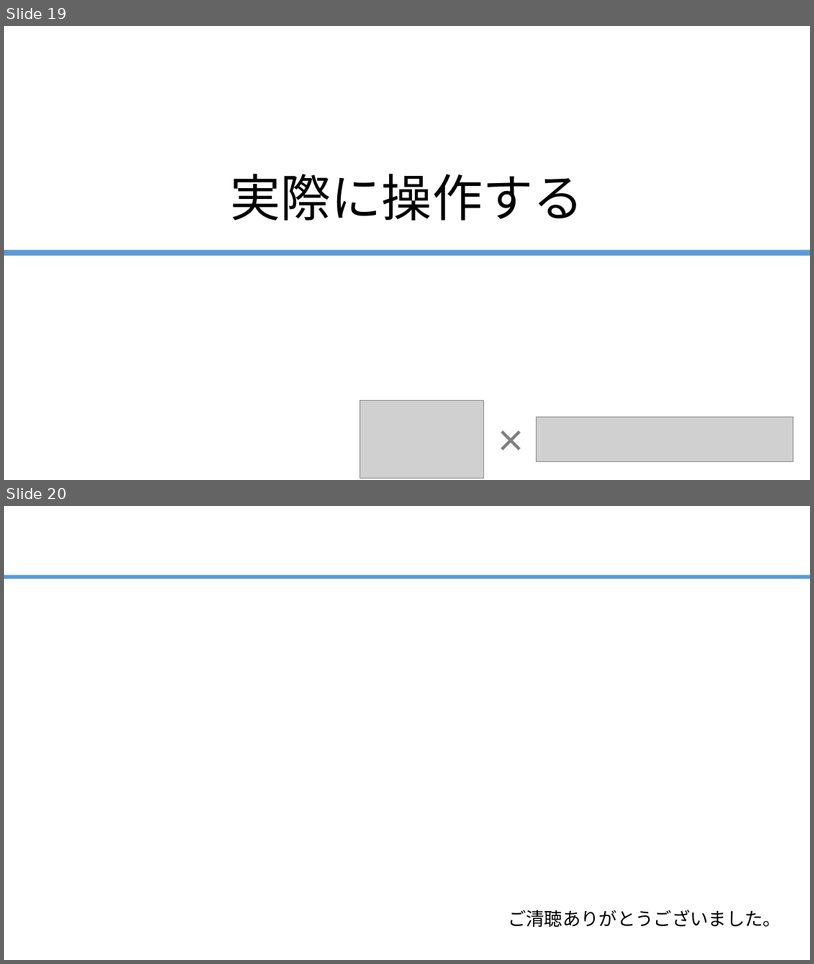
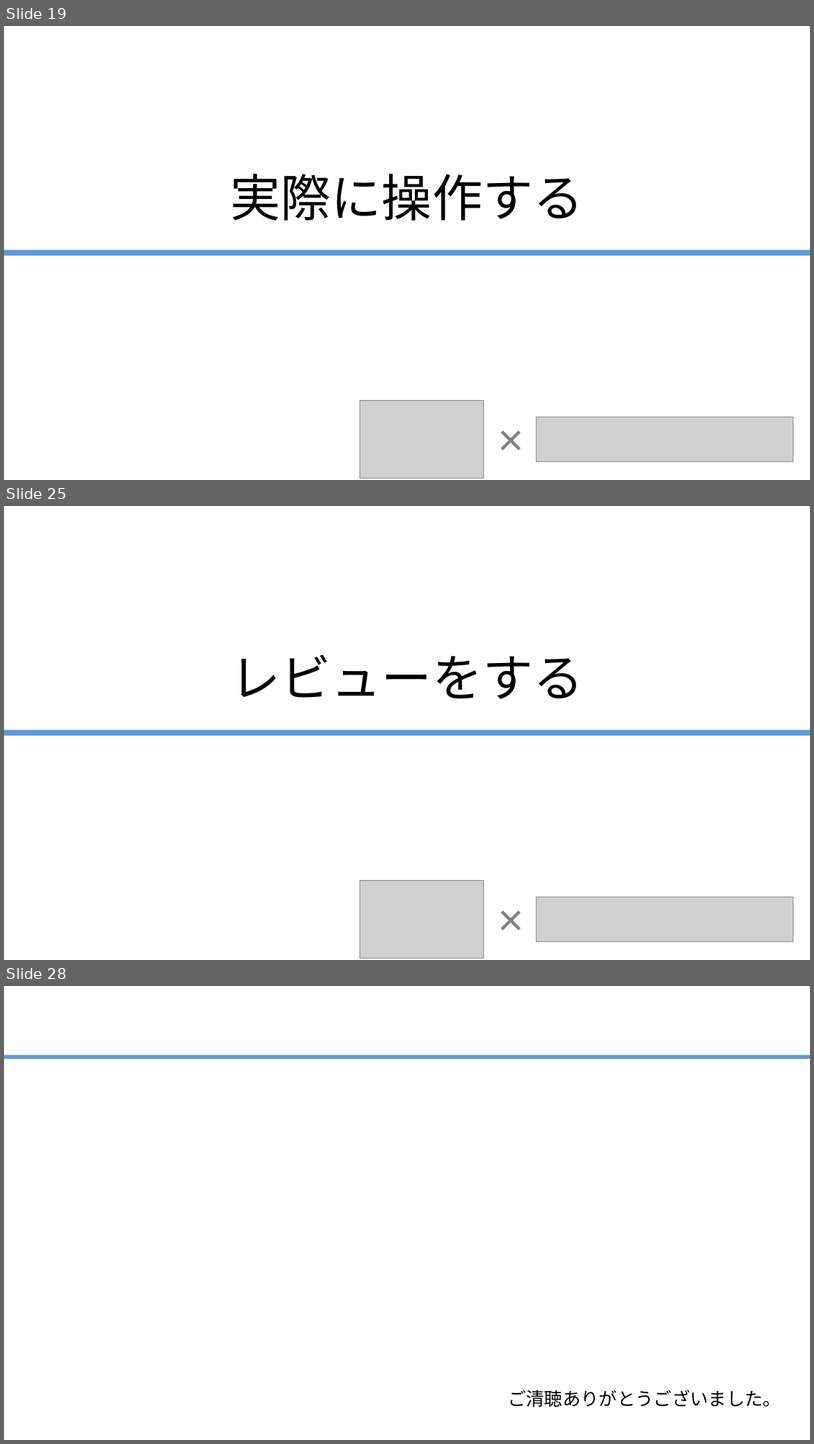
Before and after one commit to ainsAins/git4beginners, a slide deck: ハンズオン_Git入門.pptx. Shown one above the other, each under a label of ours: slides 19 and 20 before the commit, slides 19, 25 and 28 after it; the slides between them are not shown. The pictures are 814x964 and 814x1444 pixels, drawn with LibreOffice and Linux fonts; fonts in the diff are those of the drawing; grey boxes stand for pictures. Boxes give left, top, right and bottom in pixels: in the first picture for what was removed or moved away, otherwise in the second. Text is boxed around its words. In the diff, an @@ line names an element or a change of style, - is before the commit and + after.

```diff
--- a/ハンズオン_Git入門.pptx
+++ b/ハンズオン_Git入門.pptx
@@ slide 25 added at (4,506,810,960), background #FFFFFF @@
@@ title added at (231,654,584,699), 60 pt, text #000000 @@
+レビューをする
@@ rectangle added at (4,730,810,736), fill #5B9BD5 @@
@@ picture added at (360,880,484,958) @@
@@ text added at (491,898,530,942), 36 pt, text #808080, bold @@
+×
@@ picture added at (537,897,794,942) @@
@@ what was slide 20 is now slide 28 @@
```
Also in this commit, not shown: 7 other slides added.
